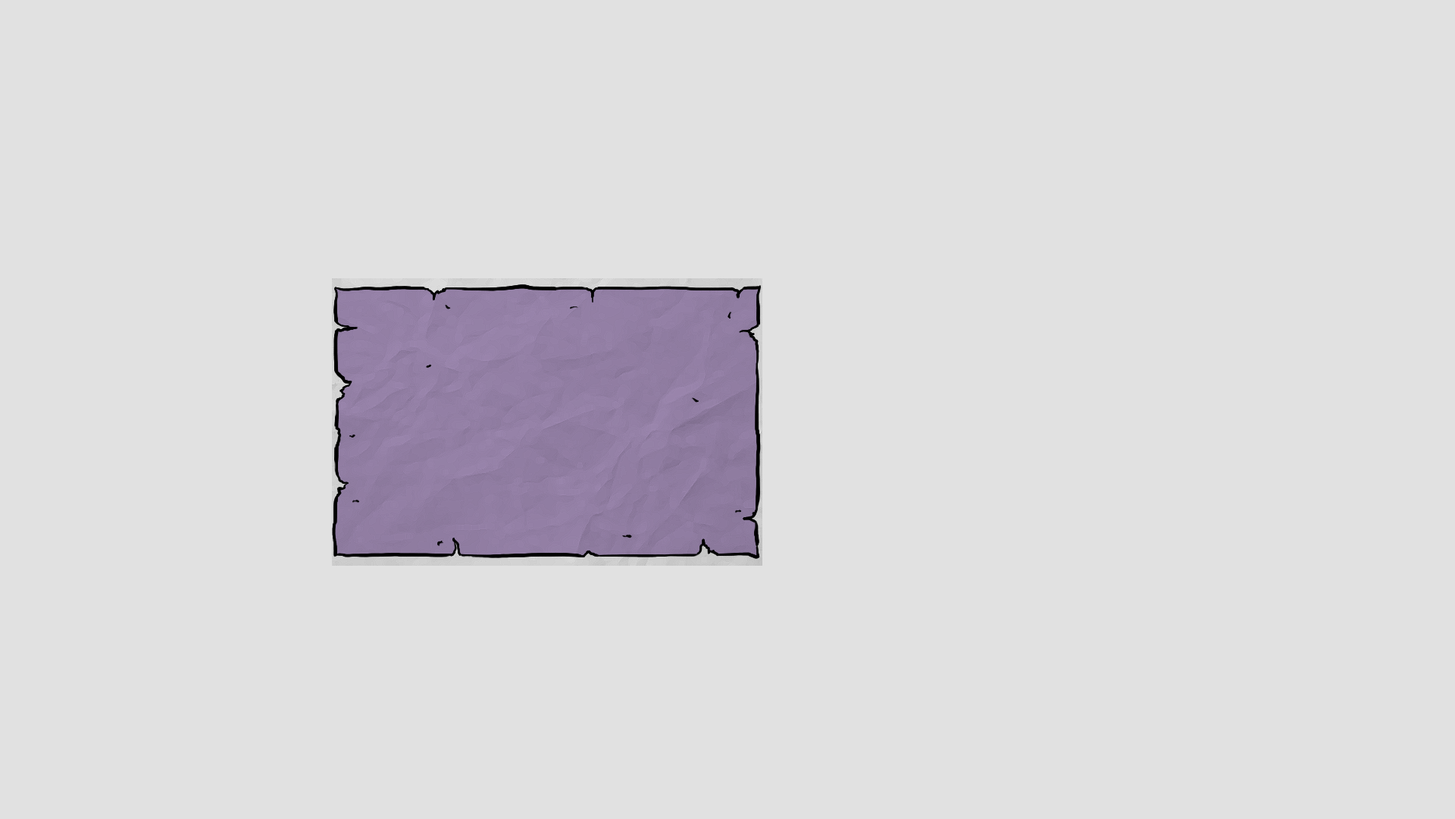
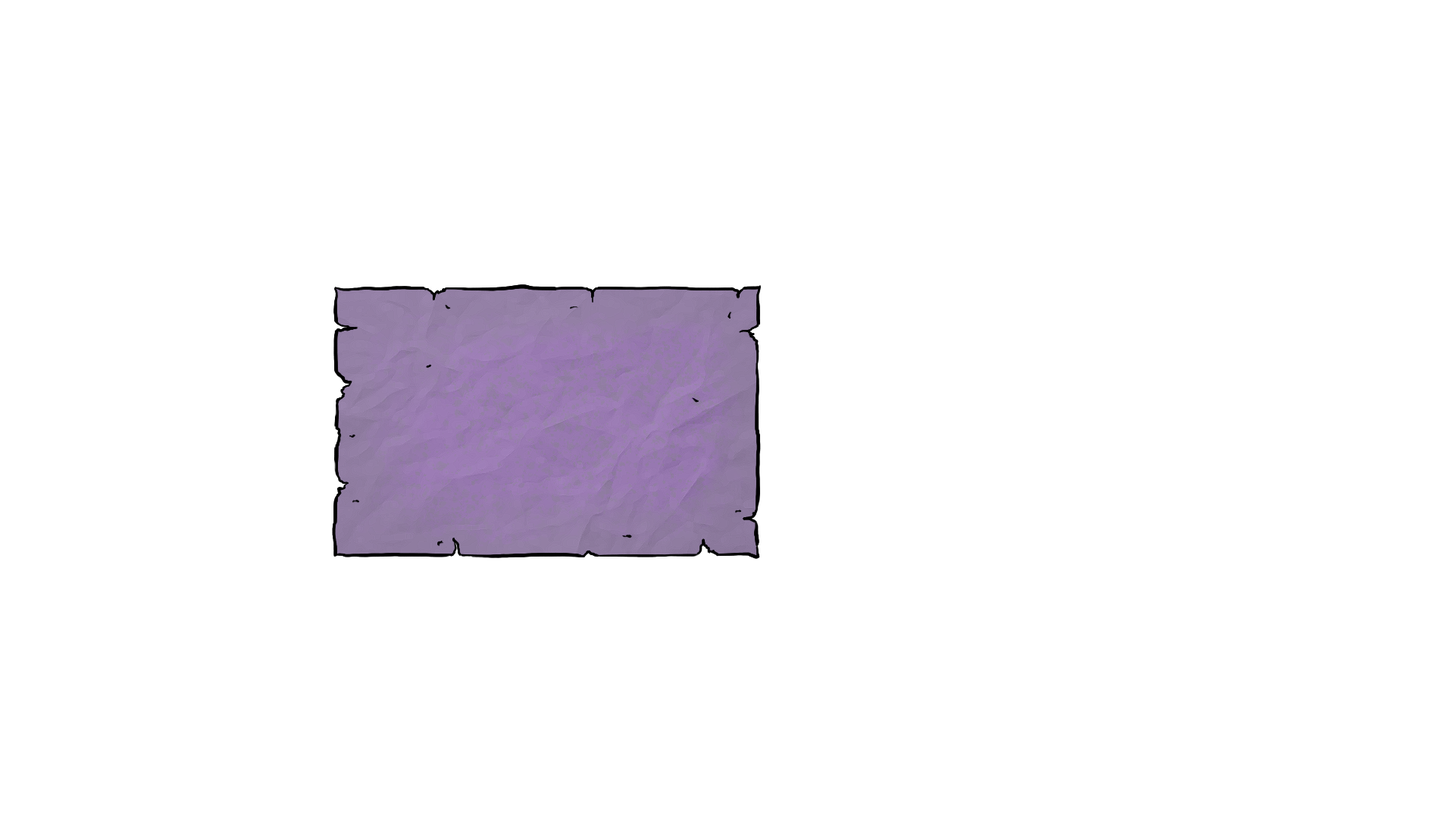
Revision of a layered 1455×819 image; what changed, layer by layer:
added group "Group 1" with 5 layers above "Layer 11" over (331, 284, 762, 566)
added layer "Layer 8" (soft light) in group "Group 1" over (359, 312, 744, 547)
moved "Layer 6 copy" into group "Group 1", painted on it, masked it over (331, 278, 763, 566)
moved "Layer 3" into group "Group 1", painted on it over (331, 284, 762, 559)
moved "Layer 5" into group "Group 1" over (333, 286, 761, 557)
hid "Layer 4" over (0, 0, 1455, 819)
